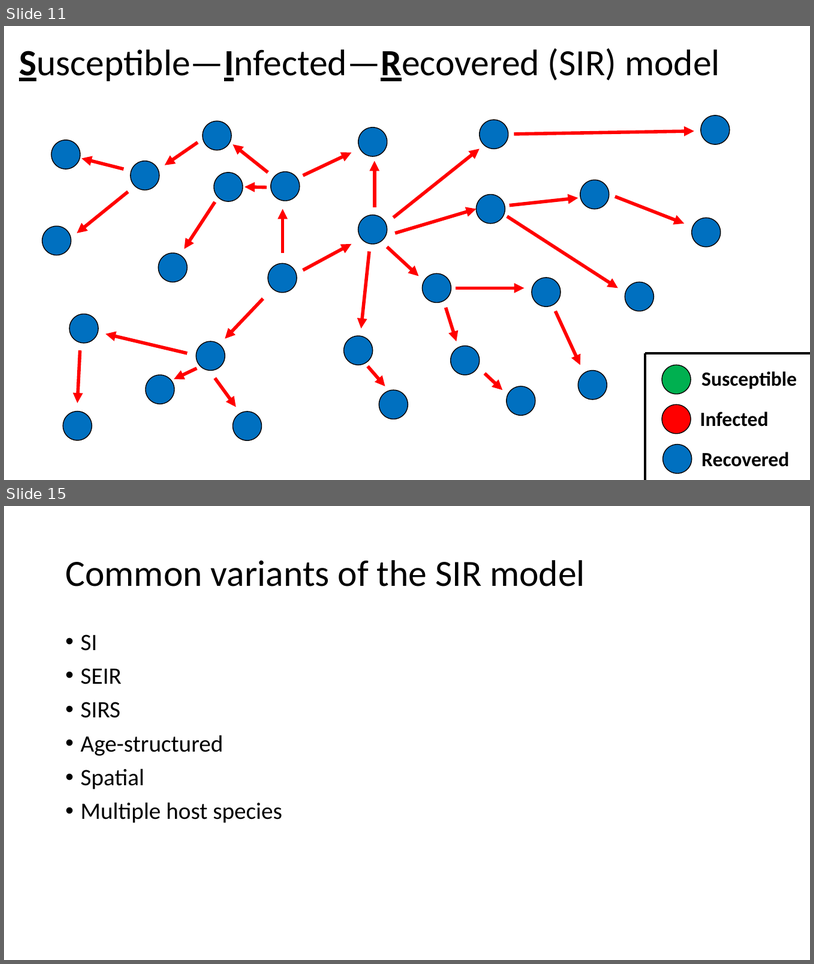
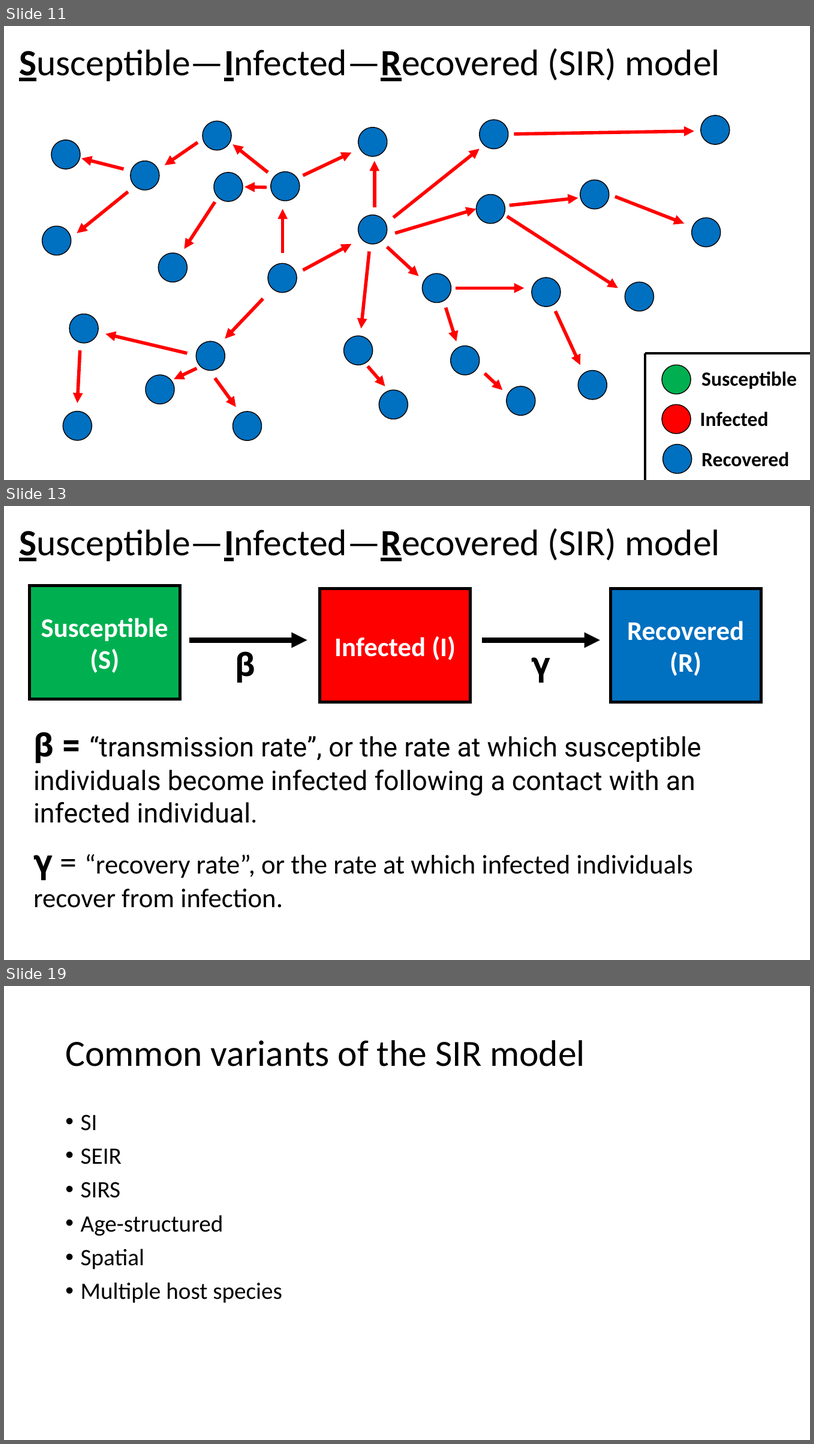
Before and after one commit to grimaudo-at/SIR_lecture, a slide deck: SIR_lecture.pptx. Shown one above the other, each under a label of ours: slides 11 and 15 before the commit, slides 11, 13 and 19 after it; the slides between them are not shown. The pictures are 814x964 and 814x1444 pixels, drawn with LibreOffice and Linux fonts; fonts in the diff are those of the drawing. Boxes give left, top, right and bottom in pixels: in the first picture for what was removed or moved away, otherwise in the second. Text is boxed around its words. In the diff, an @@ line names an element or a change of style, - is before the commit and + after.

```diff
--- a/SIR_lecture.pptx
+++ b/SIR_lecture.pptx
@@ slide 13 added at <box>4,506,810,960</box>, background #FFFFFF @@
@@ title added at <box>19,528,720,561</box>, 44 pt, text #000000 @@
+Susceptible—Infected—Recovered (SIR) model
@@ rectangle added at <box>29,586,180,699</box>, fill #00B050, outline #000000 3.5 pt, 32 pt, text #FFFFFF, bold @@
+Susceptible (S)
@@ rectangle added at <box>320,589,470,702</box>, fill #FF0000, outline #000000 3.5 pt, 32 pt, text #FFFFFF, bold @@
+Infected (I)
@@ rectangle added at <box>611,589,761,702</box>, fill #0070C0, outline #000000 3.5 pt, 32 pt, text #FFFFFF, bold @@
+Recovered (R)
@@ arrow added from (189, 640) to (308, 640), #000000 6.25 pt @@
@@ arrow added from (483, 640) to (600, 640), #000000 6.25 pt @@
@@ text added at <box>235,651,255,682</box>, 40 pt, text #000000, bold @@
+β
@@ text added at <box>531,657,551,682</box>, 40 pt, text #000000 @@
+𝛄
@@ text added at <box>33,732,702,823</box>, 32 pt, text #000000 @@
+β = “transmission rate”, or the rate at which susceptible individuals become infected following a contact with an infected individual.
@@ text added at <box>33,854,693,907</box>, 32 pt, text #000000 @@
+𝛄 = “recovery rate”, or the rate at which infected individuals recover from infection.
@@ what was slide 15 is now slide 19 @@
```
Also in this commit, not shown: 2 slides changed, 4 other slides added, 1 slide removed, 3 other files.
